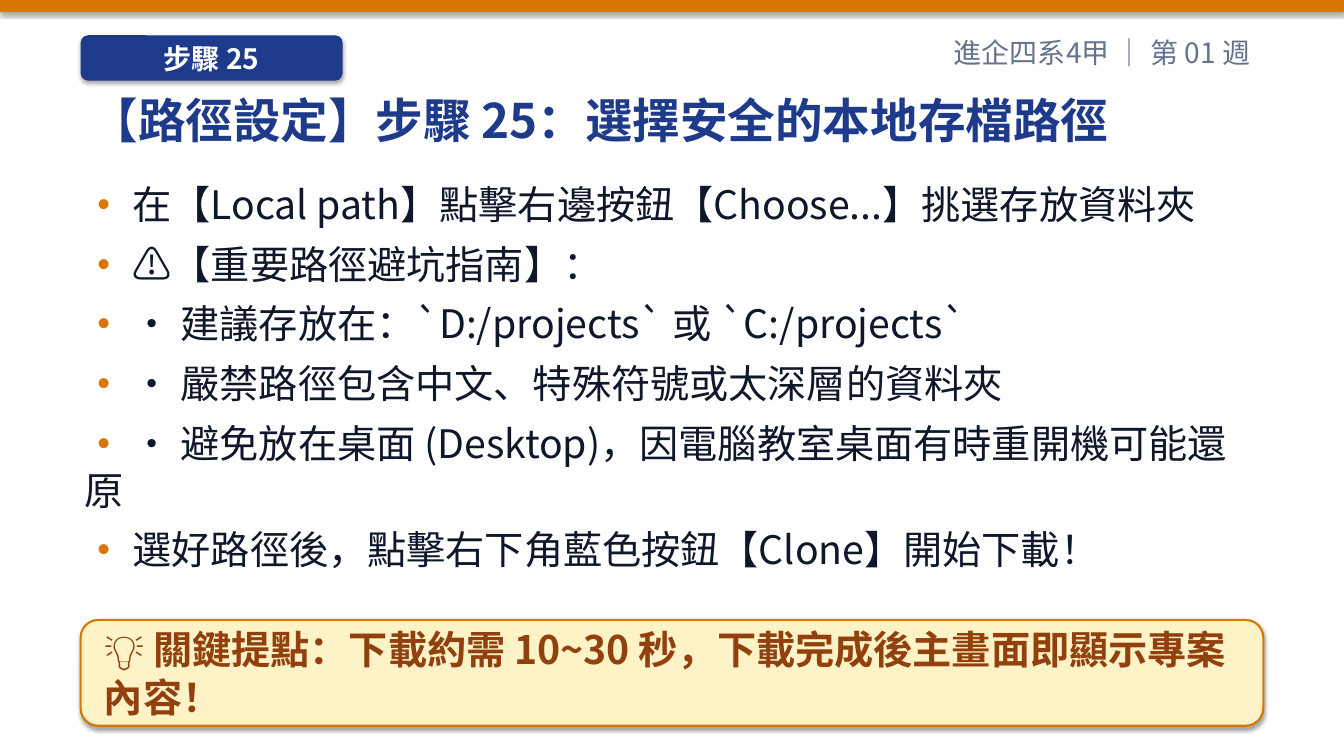
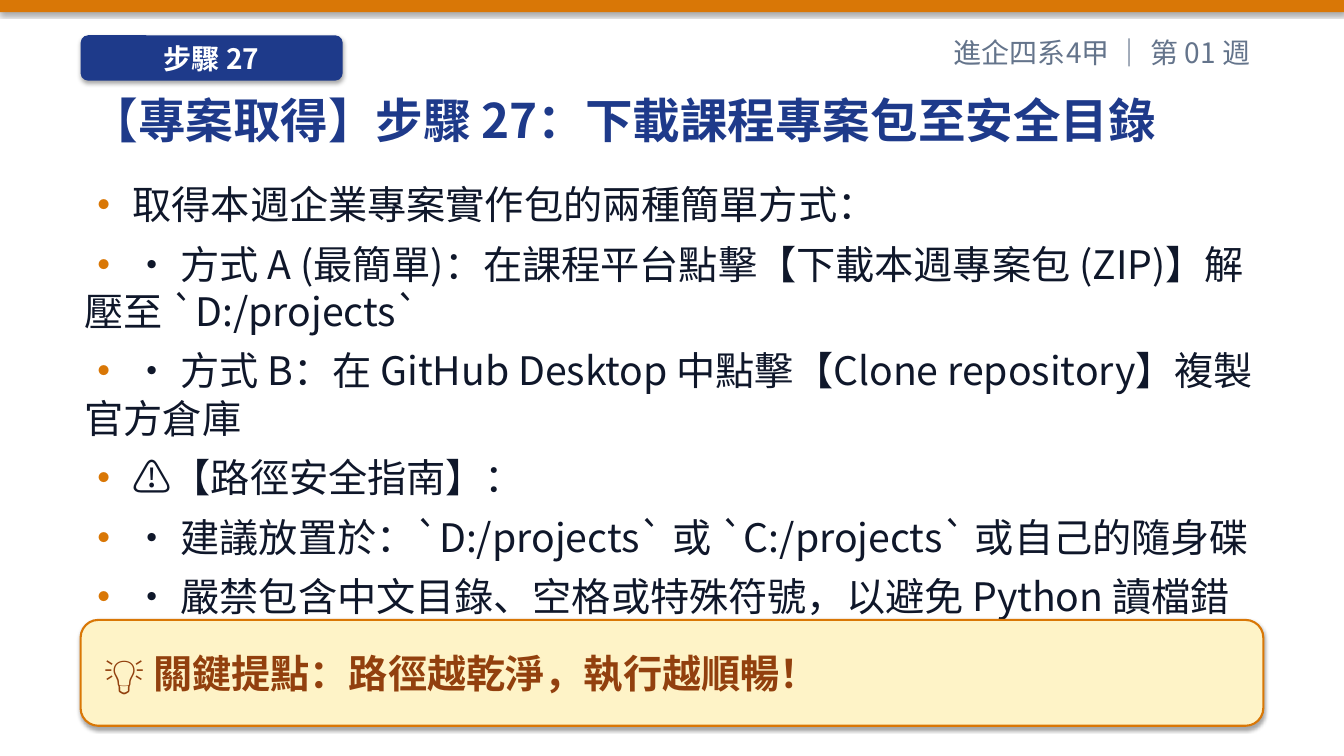
Before and after one commit to h12s12bs/vnu-enterprise-resource-planning, a slide deck: slide 45 of 01_每週教學簡報_PPT/ERP_第01週_課程導論、ERP_概念演進與數位轉型.pptx (slide 43 before the commit). Drawn at 1344x756 pixels with LibreOffice and Linux fonts; fonts in the diff are those of the drawing. Boxes give left, top, right and bottom in pixels: in the first picture for what was removed or moved away, otherwise in the second. Text is boxed around its words. In the diff, an @@ line names an element or a change of style, - is before the commit and + after.

```diff
--- a/01_每週教學簡報_PPT/ERP_第01週_課程導論、ERP_概念演進與數位轉型.pptx
+++ b/01_每週教學簡報_PPT/ERP_第01週_課程導論、ERP_概念演進與數位轉型.pptx
@@ text in rounded rectangle at [164, 45, 259, 72]: text changed @@
-步驟 25
+步驟 27
@@ text at [91, 97, 1156, 143]: text changed @@
-【路徑設定】步驟 25：選擇安全的本地存檔路徑
+【專案取得】步驟 27：下載課程專案包至安全目錄
@@ text at [85, 186, 1253, 623]: text changed @@
-• 在【Local path】點擊右邊按鈕【Choose...】挑選存放資料夾
-• ⚠️【重要路徑避坑指南】：
-• • 建議存放在：`D:/projects` 或 `C:/projects`
-• • 嚴禁路徑包含中文、特殊符號或太深層的資料夾
-• • 避免放在桌面 (Desktop)，因電腦教室桌面有時重開機可能還原
-• 選好路徑後，點擊右下角藍色按鈕【Clone】開始下載！
+• 取得本週企業專案實作包的兩種簡單方式：
+• • 方式 A (最簡單)：在課程平台點擊【下載本週專案包 (ZIP)】解壓至 `D:/projects`
+• • 方式 B：在 GitHub Desktop 中點擊【Clone repository】複製官方倉庫
+• ⚠️【路徑安全指南】：
+• • 建議放置於：`D:/projects` 或 `C:/projects` 或自己的隨身碟
+• • 嚴禁包含中文目錄、空格或特殊符號，以避免 Python 讀檔錯誤！
@@ text in rounded rectangle at [153, 654, 819, 693]: text changed @@
-💡 關鍵提點：下載約需 10~30 秒，下載完成後主畫面即顯示專案內容！
+💡 關鍵提點：路徑越乾淨，執行越順暢！
```
Also in this commit, not shown: 10 other slides changed, 5 slides added, 2 slides removed, 25 other files.
